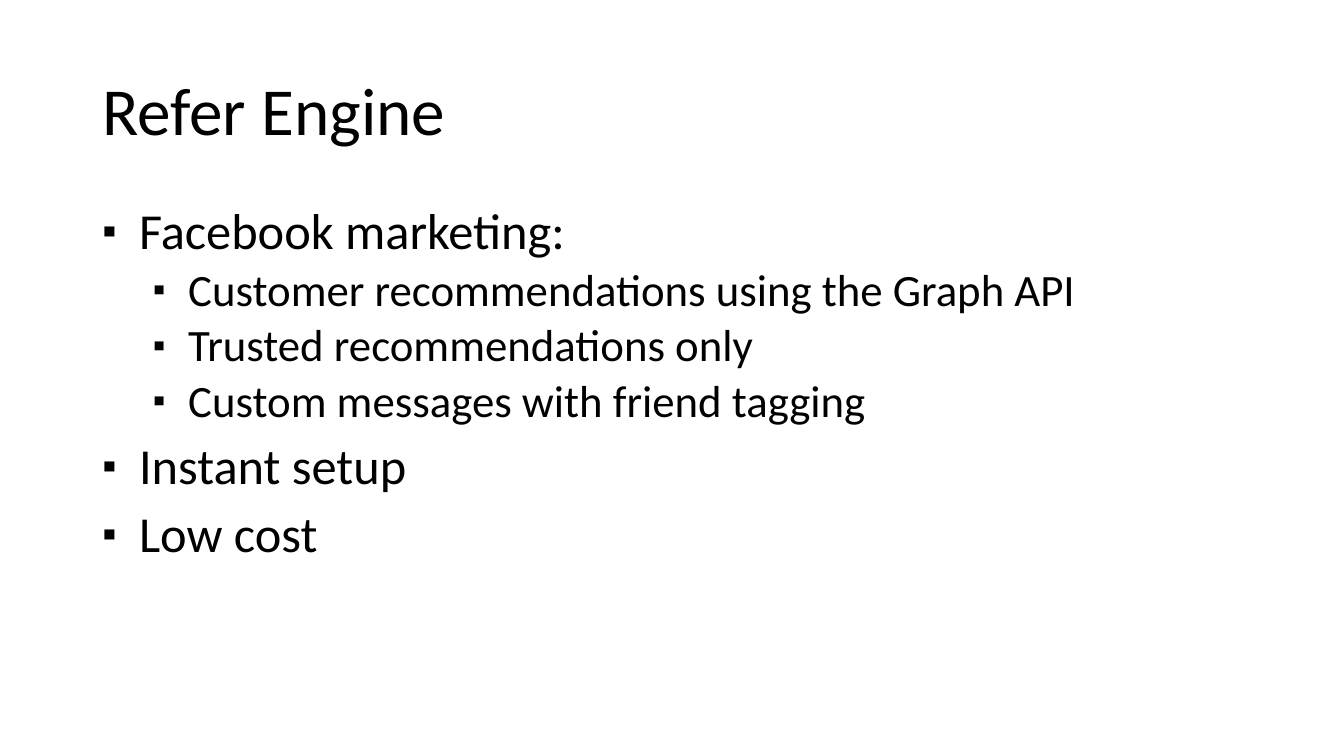
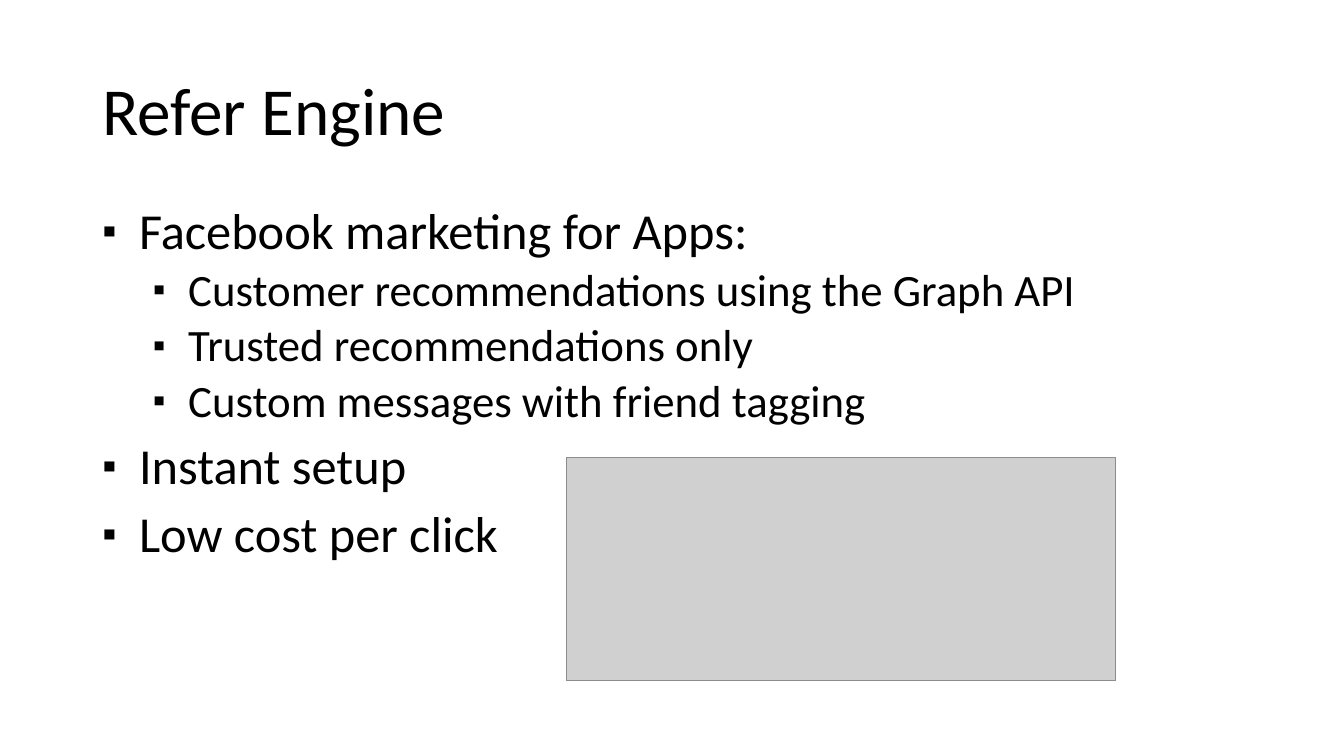
Before and after one commit to tarekayna/referengine, a slide deck: slide 3 of Documents/Investors/NWEN-FirstLook-2013-03.pptx. Drawn at 1344x756 pixels with LibreOffice and Linux fonts; fonts in the diff are those of the drawing; grey boxes stand for pictures. Boxes give left, top, right and bottom in pixels: in the first picture for what was removed or moved away, otherwise in the second. Text is boxed around its words. In the diff, an @@ line names an element or a change of style, - is before the commit and + after.

```diff
--- a/Documents/Investors/NWEN-FirstLook-2013-03.pptx
+++ b/Documents/Investors/NWEN-FirstLook-2013-03.pptx
@@ text at <box>139,214,748,258</box>: text changed @@
-▪ Facebook marketing:
+▪ Facebook marketing for Apps:
@@ picture added at <box>567,458,1116,682</box> @@
@@ text at <box>139,517,498,560</box>: text changed @@
-▪ Low cost
+▪ Low cost per click
```
Also in this commit, not shown: 7 other slides changed.
